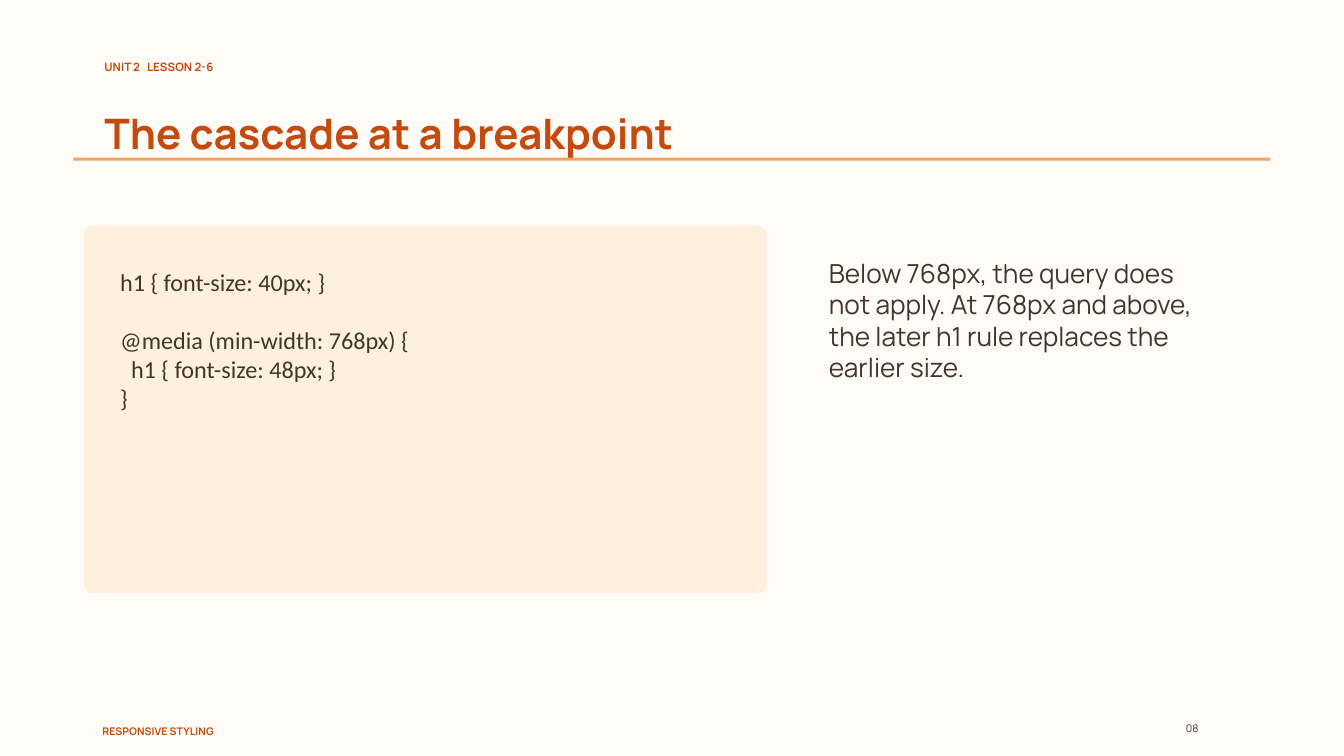
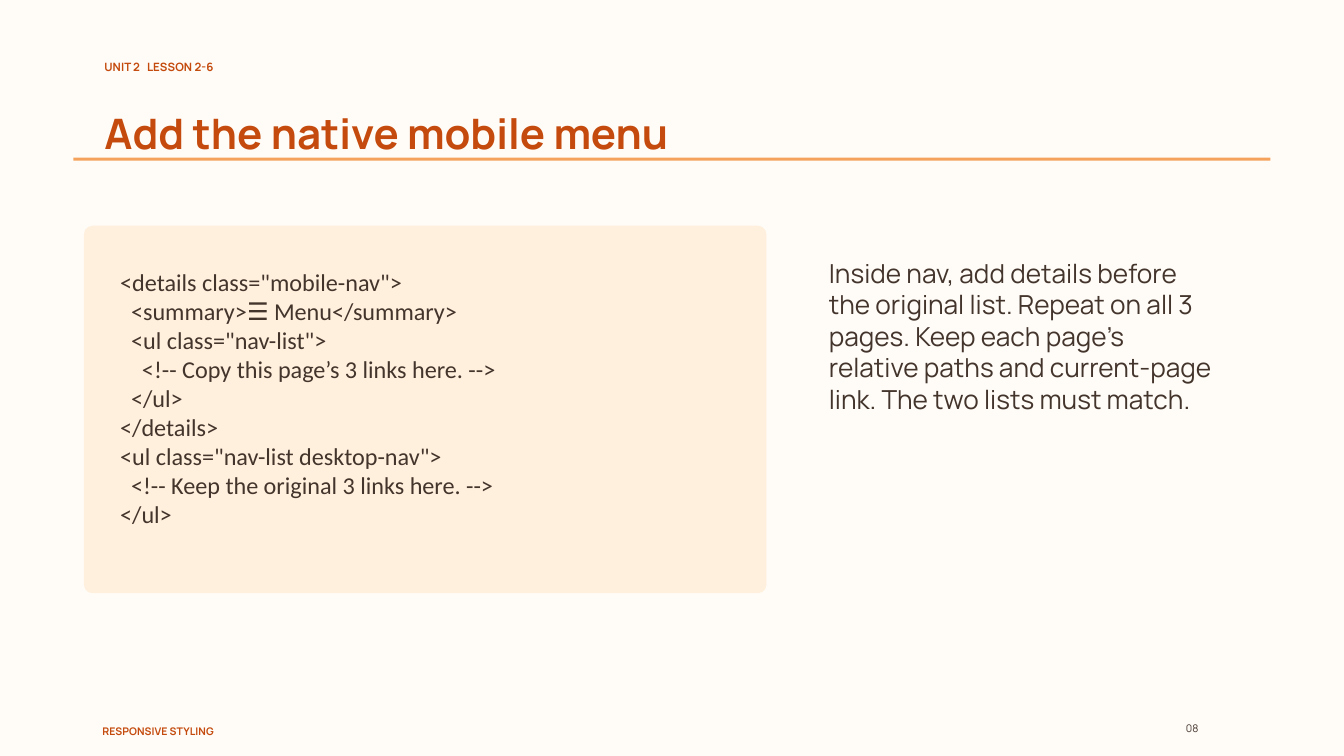
Before and after one commit to nakarapunchai/cis181-course-template, a slide deck: slide 8 of demo/Demo 2-6/Lesson 2-6 Responsive Styling.pptx. Drawn at 1344x756 pixels with LibreOffice and Linux fonts; fonts in the diff are those of the drawing. Boxes give left, top, right and bottom in pixels: in the first picture for what was removed or moved away, otherwise in the second. Text is boxed around its words. In the diff, an @@ line names an element or a change of style, - is before the commit and + after.

Commit message:
Rebuild Demo 2-6 from completed 2-5 with native HTML navigation

```diff
--- a/demo/Demo 2-6/Lesson 2-6 Responsive Styling.pptx
+++ b/demo/Demo 2-6/Lesson 2-6 Responsive Styling.pptx
@@ text at (104, 118, 669, 161): text changed @@
-The cascade at a breakpoint
+Add the native mobile menu
@@ text at (829, 263, 1212, 410): text changed @@
-Below 768px, the query does not apply. At 768px and above, the later h1 rule replaces the earlier size.
+Inside nav, add details before the original list. Repeat on all 3 pages. Keep each page’s relative paths and current-page link. The two lists must match.
@@ text at (120, 274, 463, 524): text changed @@
-h1 { font-size: 40px; }
-@media (min-width: 768px) {
-h1 { font-size: 48px; }
-}
+<details class="mobile-nav">
+<summary>☰ Menu</summary>
+<ul class="nav-list">
+<!-- Copy this page’s 3 links here. -->
+</ul>
+</details>
+<ul class="nav-list desktop-nav">
+<!-- Keep the original 3 links here. -->
+</ul>
```
Also in this commit, not shown: 7 other slides changed, 19 other files.
